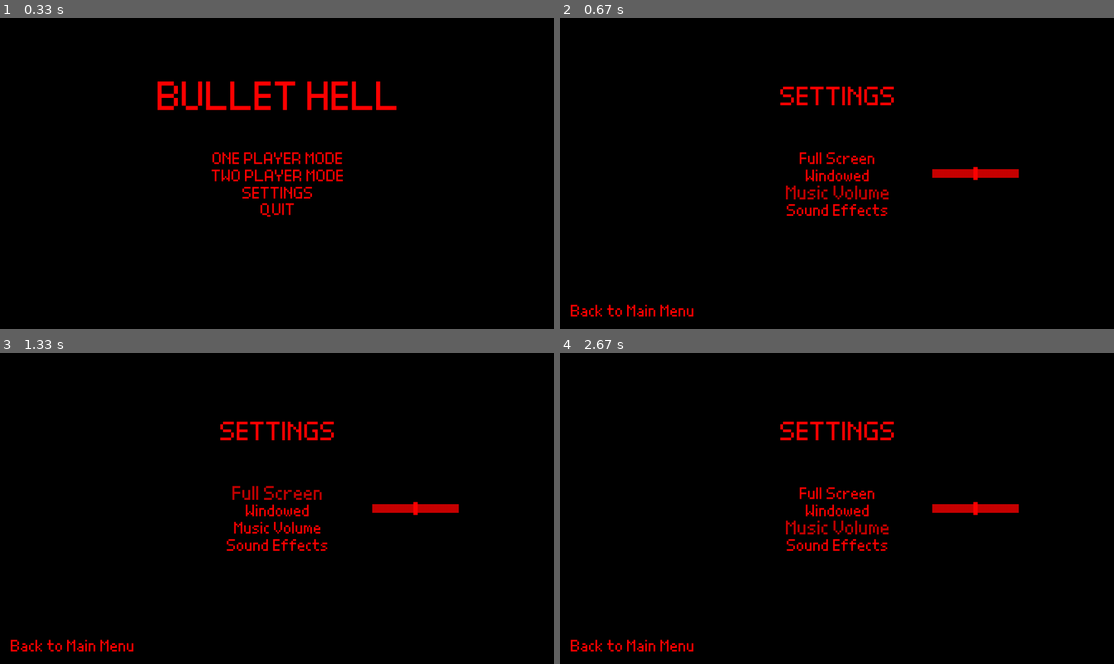
Above: before the commit, frames 1-4 (two rows, left to right).
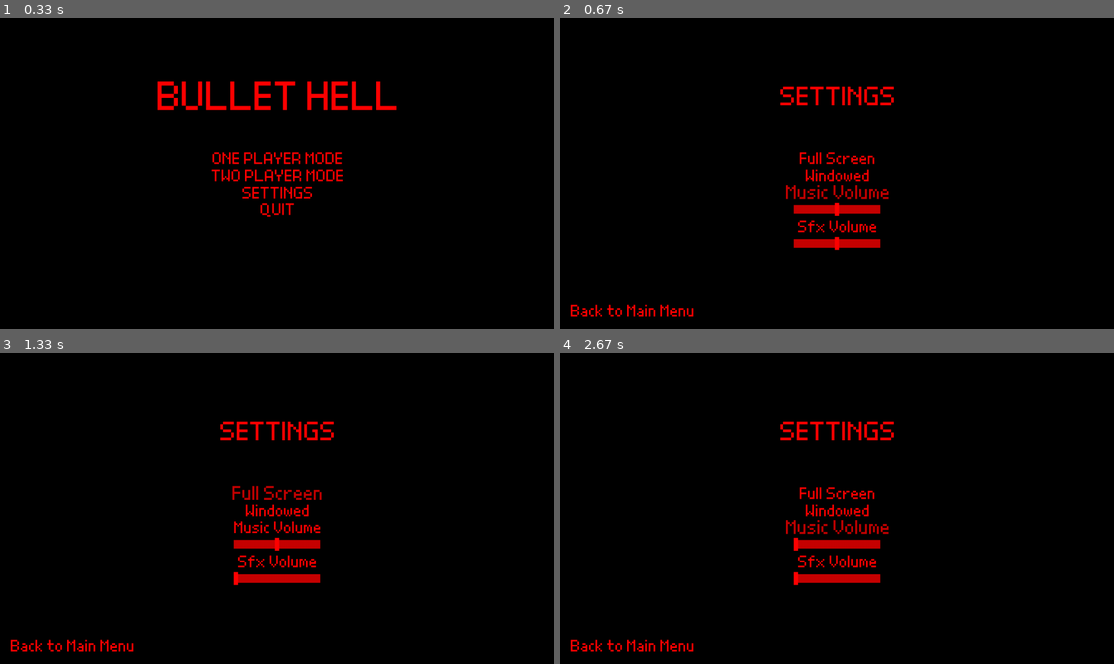
Above: after the commit, the same moments.

Repository: LJ-44/BulletHell
Game: pygame game, started from run_game.py
The game is run twice, just before and just after one commit, with the same random seed, the same clock (stepped at 60 frames per second) and the same inputs.
Inputs (mouse positions are in pixels of both pictures, inside the frame that each line leads up to):
- Up to frame 1 (0.33 s): no input
- Up to frame 2 (0.67 s): click (814, 185) at 0.38 s
- Up to frame 3 (1.33 s): press the mouse at (277, 580) at 0.7 s; move the mouse to (182, 505) at 0.8 s; release the mouse at (88, 433) at 0.93 s; click (260, 492) at 1.05 s
- Up to frame 4 (2.67 s): press the mouse at (837, 430) at 1.37 s; move the mouse to (776, 520) at 1.47 s; release the mouse at (715, 608) at 1.6 s; press the mouse at (837, 542) at 1.7 s; move the mouse to (925, 483) at 1.8 s; release the mouse at (1014, 421) at 1.93 s; press the mouse at (875, 542) at 2.03 s; move the mouse to (837, 583) at 2.13 s; release the mouse at (792, 623) at 2.27 s; press the mouse at (875, 542) at 2.37 s; move the mouse to (881, 533) at 2.47 s; release the mouse at (881, 527) at 2.6 s

Frame 1 is identical in both runs. In frame 2, 1.8% of the frame differs, in the area x 40-83%, y 47-75%; in frame 3, 1.8%; in frame 4, 1.9%.

Commit message:
added volume sliders, changed button positioning

Diff:
--- a/run_game.py
+++ b/run_game.py
@@ -60,7 +60,8 @@
     pause_screen = PauseScreen()
     difficulty_screen = DifficultyScreen()
     game_over_screen = GameOverScreen()
-    volume_slider = VolumeSlider((screen.get_width() * 0.75, screen.get_height() * 0.5))
+    music_volume_slider = MusicVolumeSlider(center_pos=(screen.get_width() / 2, screen.get_height() * 0.615))
+    sfx_volume_slider = SfxVolumeSlider(center_pos=(screen.get_width() / 2, screen.get_height() * 0.725))
 
     # sprites
     player_group = pygame.sprite.Group()
@@ -139,7 +140,8 @@
                 if action is not None:
                     if action == GameState.MAIN_MENU:
                         game_state = GameState.MAIN_MENU
-            volume_slider.update(mouse_pos, mouse_clicked)
+            music_volume_slider.update(mouse_pos, mouse_clicked)
+            sfx_volume_slider.update(mouse_pos, mouse_clicked)
 
         elif game_state == GameState.CHOOSE_DIFFICULTY:
 
@@ -288,7 +290,8 @@
         elif game_state == GameState.SETTINGS:
             for ui_element in settings_screen.ui_elements:
                 ui_element.draw(screen)
-            volume_slider.draw(screen)
+            music_volume_slider.draw(screen)
+            sfx_volume_slider.draw(screen)
 
         elif game_state == GameState.CHOOSE_DIFFICULTY:
             for ui_element in difficulty_screen.ui_elements:
--- a/src/menu.py
+++ b/src/menu.py
@@ -4,6 +4,7 @@
 from pygame.rect import Rect
 from enum import Enum, auto
 from typing import Optional, Any
+import src.sound as sound
 
 def create_surface_with_text(text, font_size, text_rgb, font_path="assets/font/BulletHell_font.ttf"):
     font = pygame.freetype.Font(file=font_path, size=font_size)
@@ -218,7 +219,7 @@
                 }
                                         ])
 
-class VolumeSlider(Sprite):
+class MusicVolumeSlider(Sprite):
     def __init__(self,
                  center_pos,
                  slider_width: int = 200,
@@ -230,10 +231,6 @@
                  max_volume: int = 100):
         super().__init__()
 
-        screen = pygame.display.get_surface()
-        screen_width = screen.get_width()
-        screen_height = screen.get_height()
-
         self.slider_width = slider_width
         self.slider_height = slider_height
         self.handle_width = handle_width
@@ -296,7 +293,82 @@
         surface.blit(self.image, self.rect)
 
     def get_volume(self):
-        return self.current_volume
+        return int(self.current_volume * 100)
+class SfxVolumeSlider(Sprite):
+    def __init__(self,
+                 center_pos,
+                 slider_width: int = 200,
+                 slider_height: int = 20,
+                 handle_width: int = 10,
+                 handle_height:int = 30,
+                 current_volume: int = 50,
+                 min_volume: int = 0,
+                 max_volume: int = 100):
+        super().__init__()
+
+        self.slider_width = slider_width
+        self.slider_height = slider_height
+        self.handle_width = handle_width
+        self.handle_height = handle_height
+        self.current_volume = current_volume
+        self.min_volume = min_volume
+        self.max_volume = max_volume
+        self.dragging_slider = False
+
+        self.slider = pygame.Surface((slider_width, slider_height))
+        self.slider.fill((200,0,0))
+
+        self.handle = pygame.Surface((handle_width, handle_height))
+        self.handle.fill((255,0,0))
+
+        self.image = pygame.Surface((slider_width, handle_height)).convert_alpha()
+        self.image.blit(self.slider, (0, (handle_height - slider_height) // 2))
+
+        self.update_handle_pos()
+
+        self.rect = self.image.get_rect(center=center_pos)
+
+    def update_handle_pos(self):
+        handle_xpos = int((self.current_volume - self.min_volume) /
+                          (self.max_volume - self.min_volume) *
+                          (self.slider_width - self.handle_width))
+
+        self.image.fill((0,0,0,0))
+        self.image.blit(self.slider, (0, (self.handle_height - self.slider_height) // 2))
+        self.image.blit(self.handle, (handle_xpos, 0))
+
+    def update(self, mouse_pos, mouse_clicked):
+
+        if not self.dragging_slider and mouse_clicked:
+
+            handle_xpos = int((self.current_volume - self.min_volume) /
+                          (self.max_volume - self.min_volume) *
+                          (self.rect.width - self.handle_width))
+
+            handle_rect = pygame.Rect(self.rect.x + handle_xpos,
+                                  self.rect.y,
+                                  self.handle_width,
+                                  self.handle_height)
+
+            if handle_rect.collidepoint(mouse_pos):
+                self.dragging_slider = True
+            ...
+        if self.dragging_slider:
+            relative_xpos = mouse_pos[0] - self.rect.x
+            self.current_volume = (relative_xpos / self.rect.width) * (self.max_volume - self.min_volume) + self.min_volume
+
+            self.current_volume = max(self.min_volume, min(self.max_volume, self.current_volume))
+            sound.set_sfx_volume(float(self.current_volume / 100))
+            self.update_handle_pos()
+
+        if not mouse_clicked:
+            self.dragging_slider = False
+
+    def draw(self, surface):
+        surface.blit(self.image, self.rect)
+
+    def get_volume(self):
+        return int(self.current_volume * 100)
 
 class SettingsScreen:
     def __init__(self):
@@ -327,22 +399,34 @@
                                                      "text": "Windowed",
                                                      "action": None #TODO: figure this out
                                                  },
-                                                 {
+                                             ],
+                                             other_ui_specs=[
+                                                 {
+                                                     "center_position": (screen_width / 2 , screen_height * 0.56),
                                                      "text": "Music Volume",
                                                      "action": None #TODO: figure this out
                                                  },
                                                  {
-                                                     "text": "Sound Effects",
+                                                     "center_position": (screen_width / 2 , screen_height * 0.67),
+                                                     "text": "Sfx Volume",
                                                      "action": None #TODO: figure this out
-                                                 }
-                                             ],
-                                             other_ui_specs=[
+                                                 },
                                                  {
                                                      "center_position": (screen_width * 0.13 , screen_height * 0.94),
                                                      "text": "Back to Main Menu",
                                                      "action": GameState.MAIN_MENU
                                                  }
                                              ])
+
+        self.music_volume_slider = MusicVolumeSlider(center_pos=(screen_width * 0.75, screen_height * 0.5))
+        self.sfx_volume_slider = SfxVolumeSlider(center_pos = (screen_width * 0.75, screen_height * 0.6))
+
+    def update(self, mouse_pos, mouse_clicked):
+        self.music_volume_slider.update(mouse_pos, mouse_clicked)
+        self.sfx_volume_slider.update(mouse_pos, mouse_clicked)
+
+    def draw(self, surface):
+        surface.blit(self.music_volume_slider, self.sfx_volume_slider)
 
 class GameOverScreen:
     def __init__(self):
--- a/src/sound.py
+++ b/src/sound.py
@@ -3,14 +3,28 @@
 theme = "assets/audio/Adventure-Time_Manlorette-Party.wav"
 
 # TODO: add sound files below
+pygame.mixer.init()
+hit_sound = pygame.mixer.Sound("assets/audio/placeholder_sound.wav")
+death_sound = pygame.mixer.Sound("assets/audio/placeholder_sound.wav")
+normal_bullet_sound = pygame.mixer.Sound("assets/audio/placeholder_sound.wav")
+homing_bullet_sound = pygame.mixer.Sound("assets/audio/placeholder_sound.wav")
+exploding_bullet_sound = pygame.mixer.Sound("assets/audio/placeholder_sound.wav")
+button_hover_sound = pygame.mixer.Sound("assets/audio/placeholder_sound.wav")
+button_clicked_sound = pygame.mixer.Sound("assets/audio/placeholder_sound.wav")
 
-hit_sound = " "
-death_sound = " "
-normal_bullet_sound = " "
-homing_bullet_sound = " "
-exploding_bullet_sound = " "
-button_hover_sound = " "
-button_clicked_sound = " "
+all_sound_effects = [
+    hit_sound,
+    death_sound,
+    normal_bullet_sound,
+    homing_bullet_sound,
+    exploding_bullet_sound,
+    button_hover_sound,
+    button_clicked_sound
+]
+
+def set_sfx_volume(volume):
+    for sound in all_sound_effects:
+        sound.set_volume(volume)
 
 
 def play_music(path=theme, volume=0.4):
Not shown, added: assets/audio/placeholder_sound.wav
